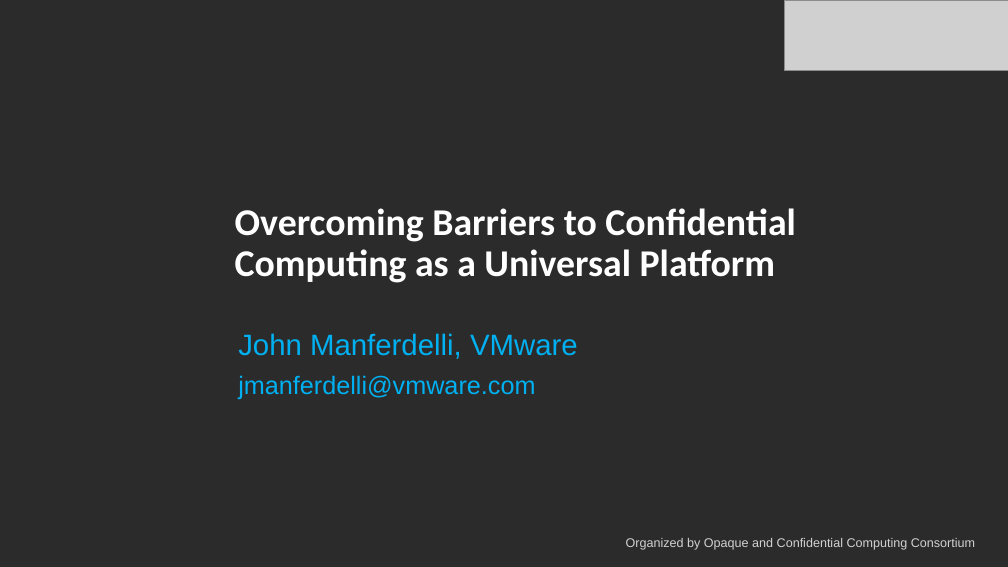
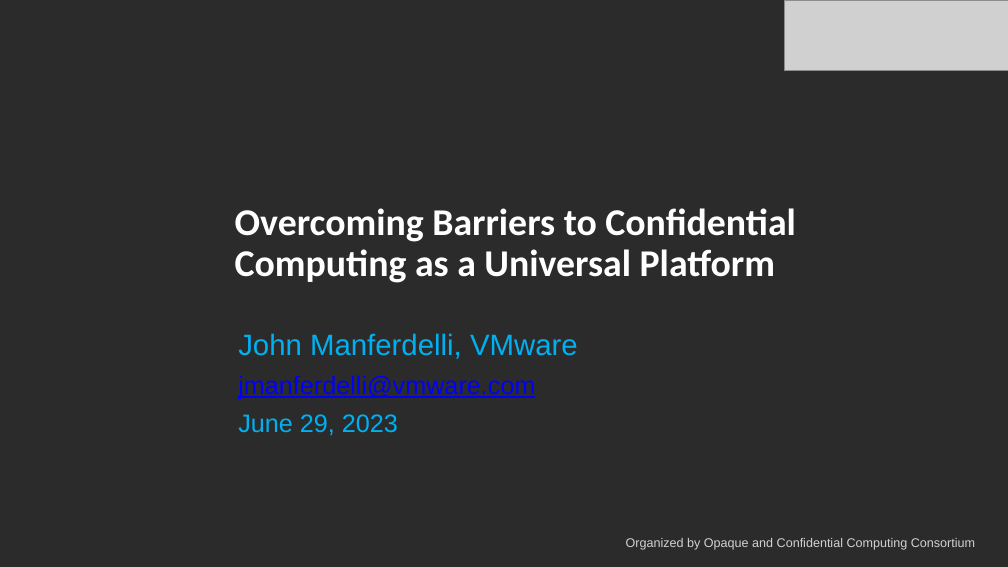
Before and after one commit to ccc-certifier-framework/certifier-framework-for-confidential-computing, a slide deck: slide 1 of Doc/SummitKeynote-Final.pptx. Drawn at 1008x567 pixels with LibreOffice and Linux fonts; fonts in the diff are those of the drawing; grey boxes stand for pictures; background and template pictures are left out; a plain dark background stands for a picture behind light text. Boxes give left, top, right and bottom in pixels: in the first picture for what was removed or moved away, otherwise in the second. Text is boxed around its words. In the diff, an @@ line names an element or a change of style, - is before the commit and + after.

```diff
--- a/Doc/SummitKeynote-Final.pptx
+++ b/Doc/SummitKeynote-Final.pptx
@@ text at (238, 375, 535, 400): text colour #00B0F0 to #0000FF, underline on in "jmanferdelli@vmware.com" @@
@@ text at (238, 414, 398, 436): paragraph added @@
+June 29, 2023
```
Also in this commit, not shown: 3 other files.
